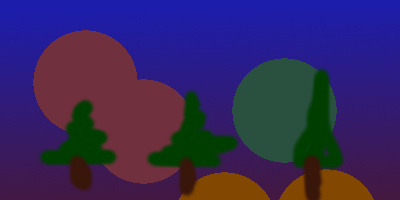
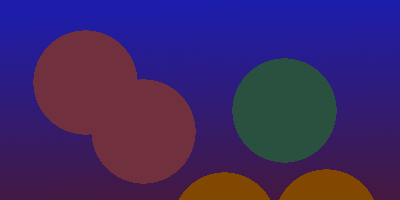
Layered file, before and after one edit (400 × 200). Changes by layer:
removed layer "foreground" over [37, 65, 346, 200]
